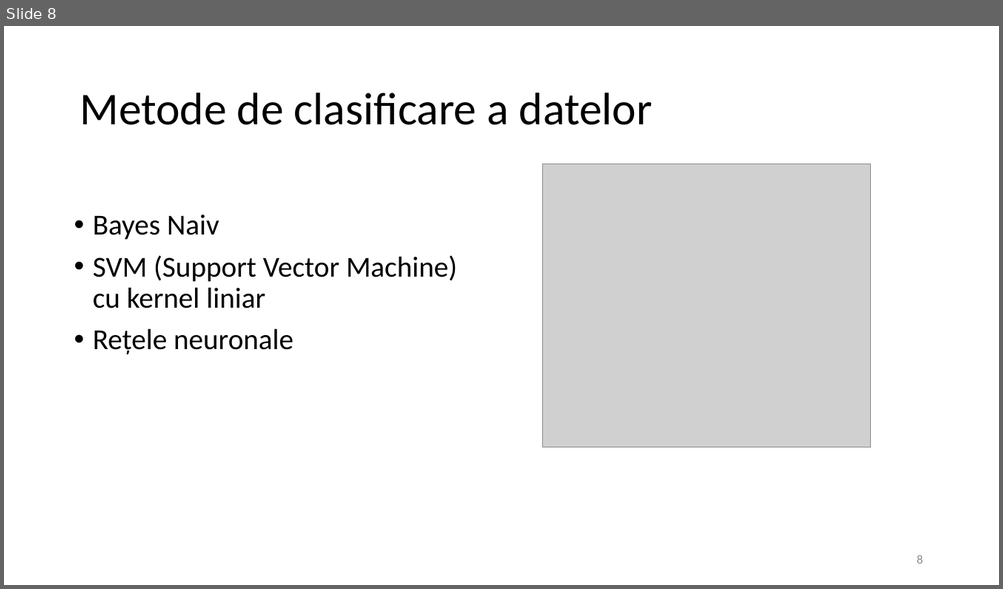
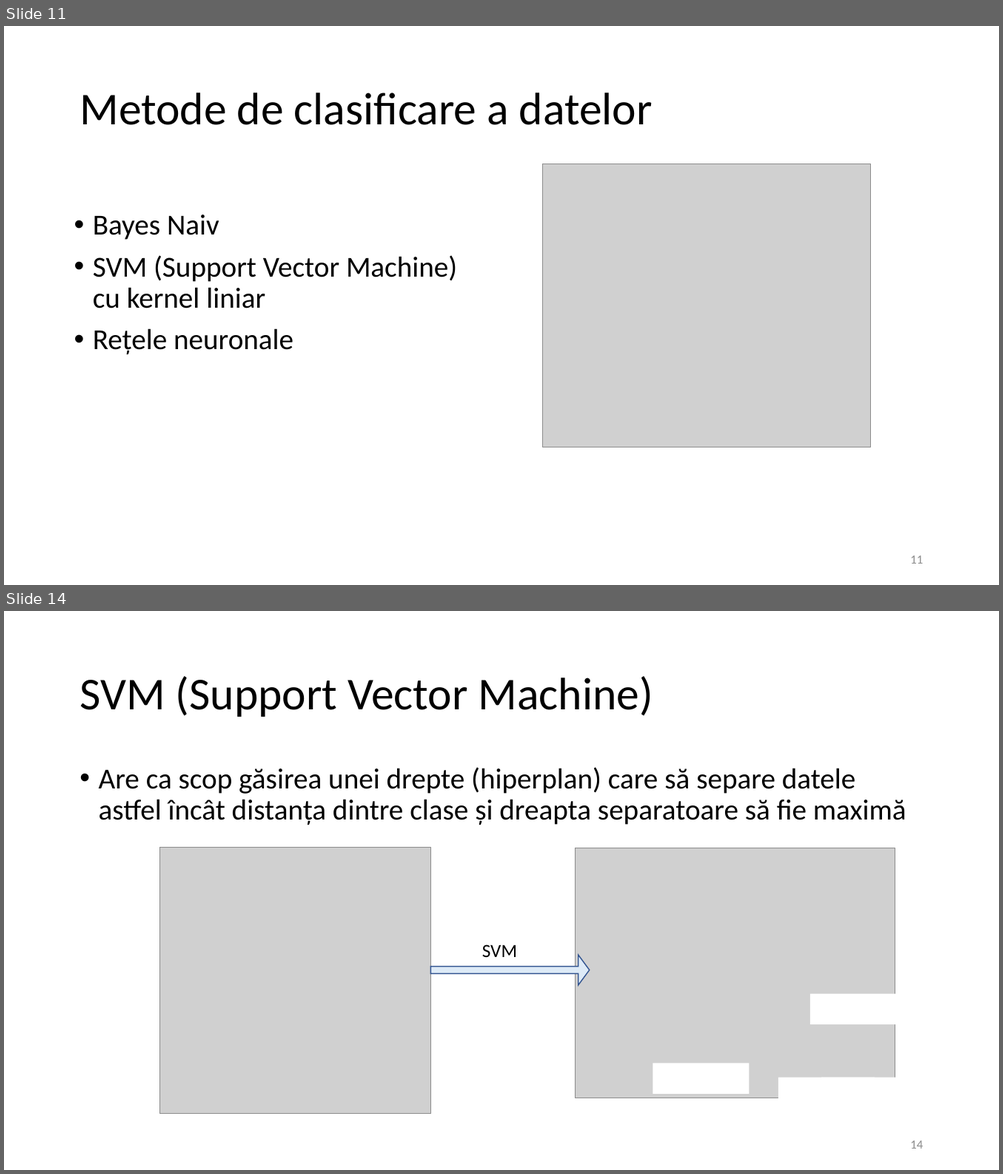
Before and after one commit to MariusParasca/Licenta-FII, a slide deck: Prezentare licenta.pptx. Shown one above the other, each under a label of ours: slide 8 before the commit, slides 11 and 14 after it; the slides between them are not shown. The pictures are 1003x589 and 1003x1174 pixels, drawn with LibreOffice and Linux fonts; fonts in the diff are those of the drawing; grey boxes stand for pictures. Boxes give left, top, right and bottom in pixels: in the first picture for what was removed or moved away, otherwise in the second. Text is boxed around its words. In the diff, an @@ line names an element or a change of style, - is before the commit and + after.

```diff
--- a/Prezentare licenta.pptx
+++ b/Prezentare licenta.pptx
@@ slide 14 added at bbox=[4, 611, 999, 1170], background #FFFFFF @@
@@ title added at bbox=[79, 676, 653, 717], 44 pt, text #000000 @@
+SVM (Support Vector Machine)
@@ text added at bbox=[99, 767, 906, 826], 28 pt, text #000000 @@
+• Are ca scop găsirea unei drepte (hiperplan) care să separe datele astfel încât distanța dintre clase și dreapta separatoare să fie maximă
@@ picture added at bbox=[160, 848, 431, 1114] @@
@@ picture added at bbox=[575, 849, 896, 1098] @@
@@ down arrow added at bbox=[430, 955, 589, 985], fill #DEEBF7, outline #325491 1 pt @@
@@ text added at bbox=[482, 945, 517, 957], 18 pt, text #000000 @@
+SVM
@@ rectangle added at bbox=[810, 994, 906, 1025], fill #FFFFFF @@
@@ rectangle added at bbox=[652, 1063, 748, 1093], fill #FFFFFF @@
@@ rectangle added at bbox=[779, 1078, 875, 1109], fill #FFFFFF @@
@@ rectangle added at bbox=[821, 1078, 917, 1109], fill #FFFFFF @@
@@ page number added at bbox=[910, 1141, 922, 1149], 12 pt, text #8C8C8C @@
+14
@@ what was slide 8 is now slide 11 @@
@@ page number at bbox=[910, 556, 922, 564]: text changed @@
-8
+11
```
Also in this commit, not shown: 11 slides changed, 6 other slides added, 1 other file.
